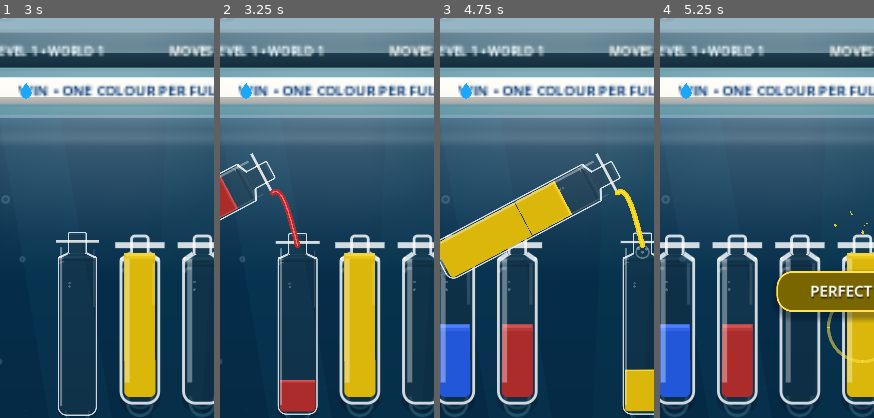
Above: before the commit, frames 1-4 (left to right).
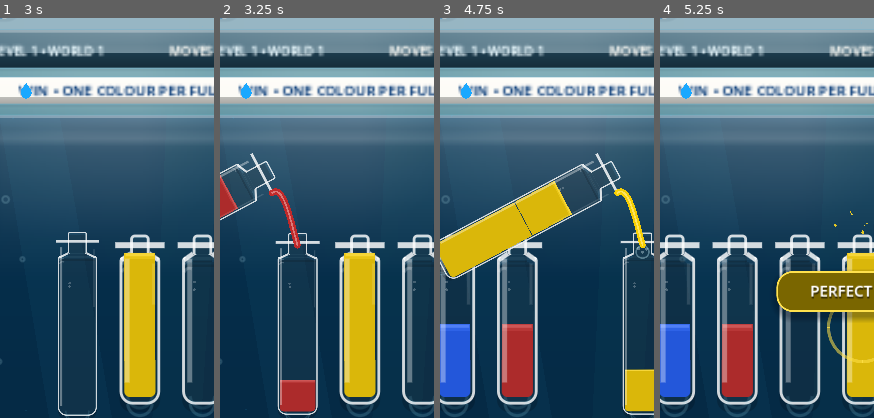
Above: after the commit, the same moments.

Repository: eghosa001/unjam
Game: Godot game, scene res://scenes/WaterSort.tscn
Two runs of this game, one before a commit and one after it. Both use one fixed random seed, a clock stepped at 60 frames per second and the inputs below. This scene is started directly instead of the project's main scene.
Inputs (mouse positions are % of the whole screen's width and height, from its top left):
- Up to frame 1 (3 s): click "←" at 0.5 s; click "↻" at 1.25 s; click (23, 47) at 2 s; click (38, 47) at 2.75 s
- Up to frame 2 (3.25 s): no input
- Up to frame 3 (4.75 s): click (52, 47) at 3.5 s; click (67, 47) at 4.25 s
- Up to frame 4 (5.25 s): click (82, 47) at 5 s
The pictures show only the part of the screen within x 20-70%, y 8-58%; the shares and areas given below are measured in that part.

Frame 1 is identical in both runs. In frame 2, 0.1% of the frame differs, in the area x 22-38%, y 42-58%; in frame 3, 0.1%; in frame 4, nothing differs.

Commit message:
Give Water pours more weight and highlight

Diff:
--- a/scripts/game/water_sort_reference_motion.gd
+++ b/scripts/game/water_sort_reference_motion.gd
@@ -384,7 +384,7 @@
 	FeedbackManager.pour_start()
 	var stream := Line2D.new()
 	stream.name = "PourStream"
-	stream.width = 10.0
+	stream.width = 12.0
 	stream.default_color = Color(liquid, 0.96)
 	stream.begin_cap_mode = Line2D.LINE_CAP_ROUND
 	stream.end_cap_mode = Line2D.LINE_CAP_ROUND
@@ -394,7 +394,7 @@
 	add_child(stream)
 	var shine := Line2D.new()
 	shine.name = "PourStreamHighlight"
-	shine.width = 3.0
+	shine.width = 4.0
 	shine.default_color = Color(liquid.lightened(0.42), 0.90)
 	shine.begin_cap_mode = Line2D.LINE_CAP_ROUND
 	shine.end_cap_mode = Line2D.LINE_CAP_ROUND
@@ -421,7 +421,7 @@
 		stream.points = _liquid_arc_points(source_mouth, receiver_mouth, direction)
 		shine.points = stream.points
 	flow.tween_method(update_flow, 0.0, 1.0, pour_time)
-	flow.parallel().tween_property(stream, "width", 13.5, pour_time * 0.55)
+	flow.parallel().tween_property(stream, "width", 16.0, pour_time * 0.55)
 	if not MotionSystem.reduced():
 		flow.parallel().tween_property(receiver, "scale", Vector2(1.025, 0.988), pour_time * 0.45)
 	await flow.finished
